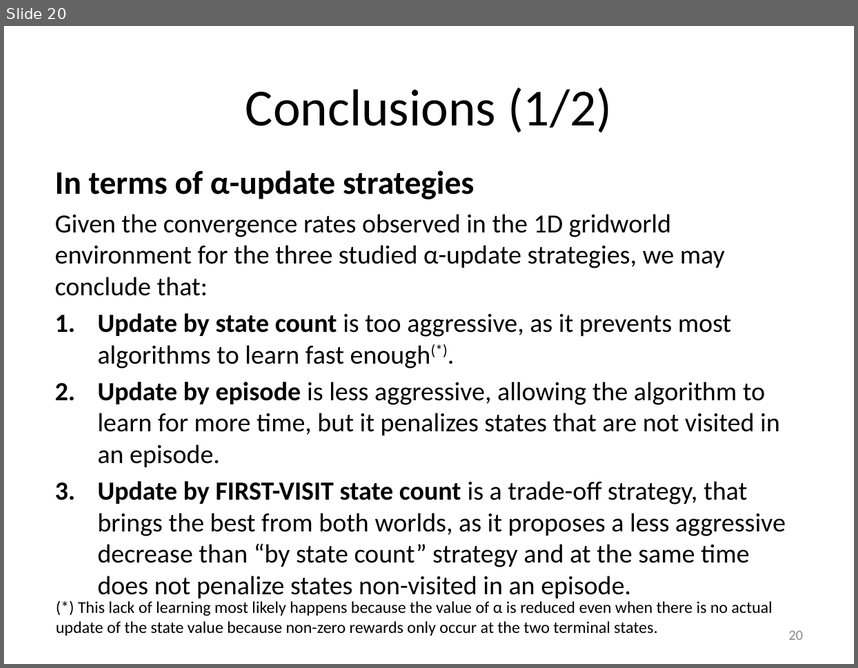
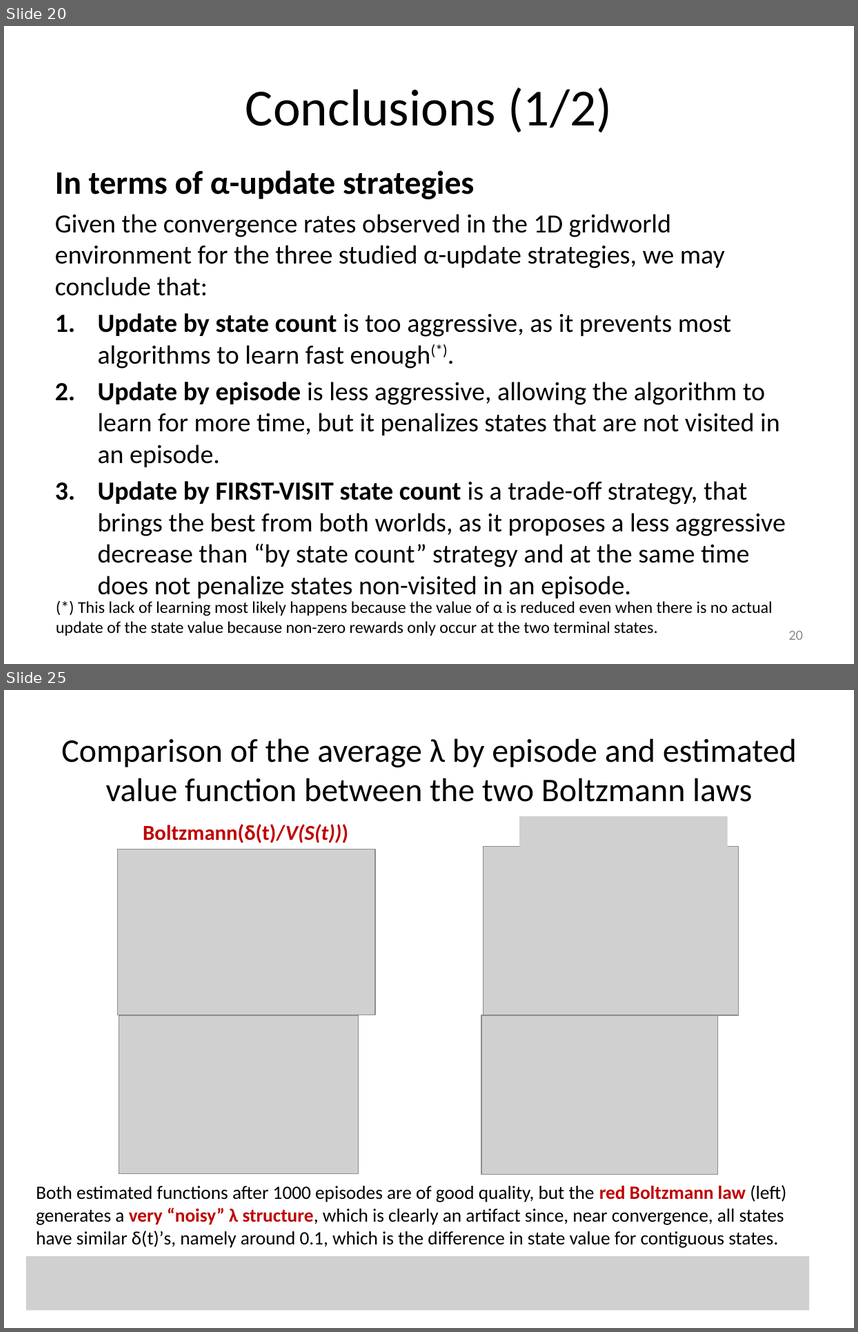
Before and after one commit to mastropi/RL, a slide deck: RL-001-MemoryManagement/results/202005May20-TestsTDLambda&AdaptiveTDLambda-1DGridworld.pptx. Shown one above the other, each under a label of ours: slide 20 before the commit, slides 20 and 25 after it; the slides between them are not shown. The pictures are 858x668 and 858x1332 pixels, drawn with LibreOffice and Linux fonts; fonts in the diff are those of the drawing; grey boxes stand for pictures. Boxes give left, top, right and bottom in pixels: in the first picture for what was removed or moved away, otherwise in the second. Text is boxed around its words. In the diff, an @@ line names an element or a change of style, - is before the commit and + after.

Commit message:
Updated PPT containing results of Adaptive TD(lambda) with graphs on lambda dist. by state and evolution over time

```diff
--- a/RL-001-MemoryManagement/results/202005May20-TestsTDLambda&AdaptiveTDLambda-1DGridworld.pptx
+++ b/RL-001-MemoryManagement/results/202005May20-TestsTDLambda&AdaptiveTDLambda-1DGridworld.pptx
@@ slide 25 added at (4, 690, 854, 1328), background #FFFFFF @@
@@ title added at (61, 738, 797, 802), 28 pt, text #000000 @@
+Comparison of the average λ by episode and estimated value function between the two Boltzmann laws
@@ text added at (143, 824, 348, 843), 18 pt, text #C00000, bold @@
+Boltzmann(δ(t)/V(S(t)))
@@ picture added at (519, 816, 727, 850) @@
@@ picture added at (118, 849, 375, 1015) @@
@@ picture added at (484, 847, 738, 1016) @@
@@ picture added at (119, 1015, 358, 1173) @@
@@ picture added at (481, 1015, 718, 1174) @@
@@ text added at (36, 1185, 786, 1248), 16 pt, text #000000 @@
+Both estimated functions after 1000 episodes are of good quality, but the red Boltzmann law (left) generates a very “noisy” λ structure, which is clearly an artifact since, near convergence, all states have similar δ(t)’s, namely around 0.1, which is the difference in state value for contiguous states.
@@ picture added at (26, 1255, 809, 1310) @@
```
Also in this commit, not shown: 2 slides changed, 5 other slides added.
